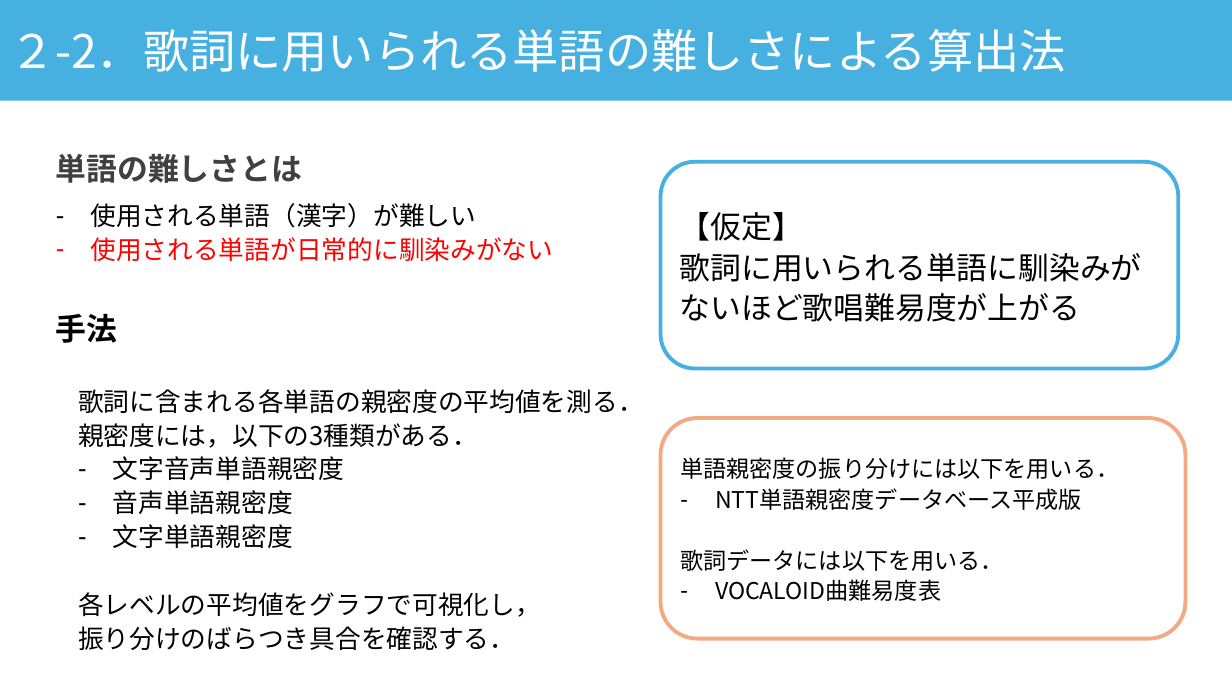
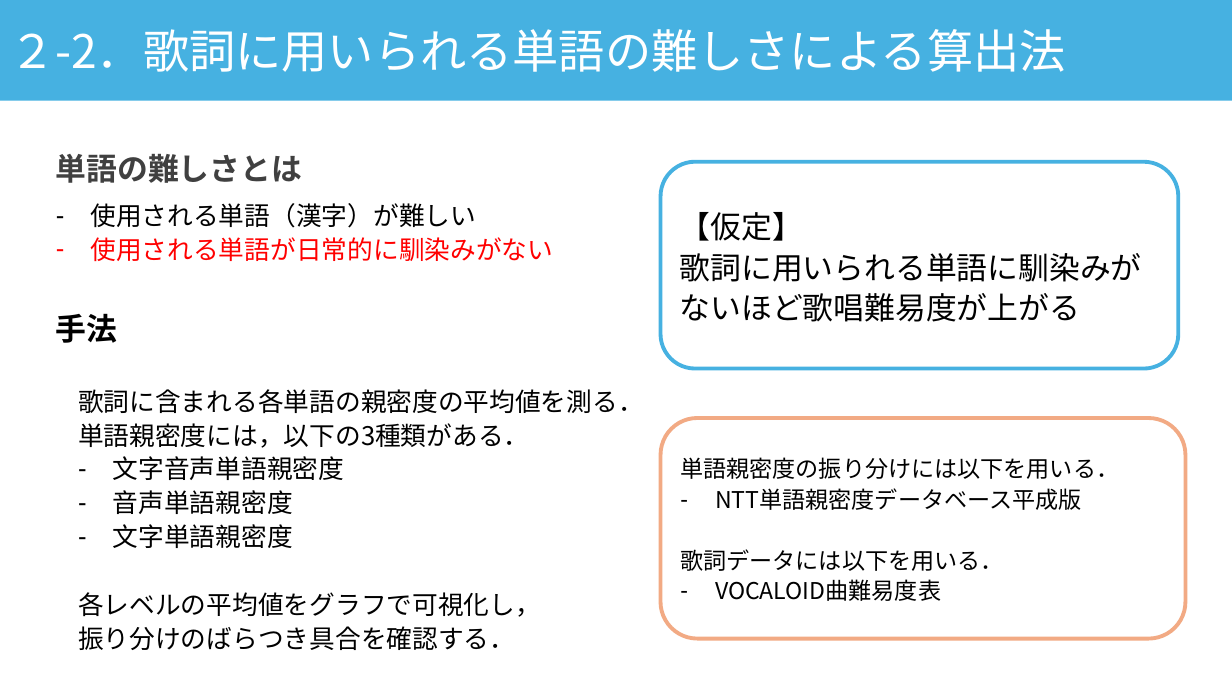
Before and after one commit to asn407/20241221, a slide deck: slide 10 of 年末発表.pptx. Drawn at 1232x693 pixels with LibreOffice and Linux fonts; fonts in the diff are those of the drawing. Boxes give left, top, right and bottom in pixels: in the first picture for what was removed or moved away, otherwise in the second. Text is boxed around its words. In the diff, an @@ line names an element or a change of style, - is before the commit and + after.

```diff
--- a/年末発表.pptx
+++ b/年末発表.pptx
@@ text at [78, 423, 529, 448]: text changed @@
-親密度には，以下の3種類がある．
+単語親密度には，以下の3種類がある．
```
Also in this commit, not shown: 7 other slides changed, 2 slides added, 1 slide removed.
